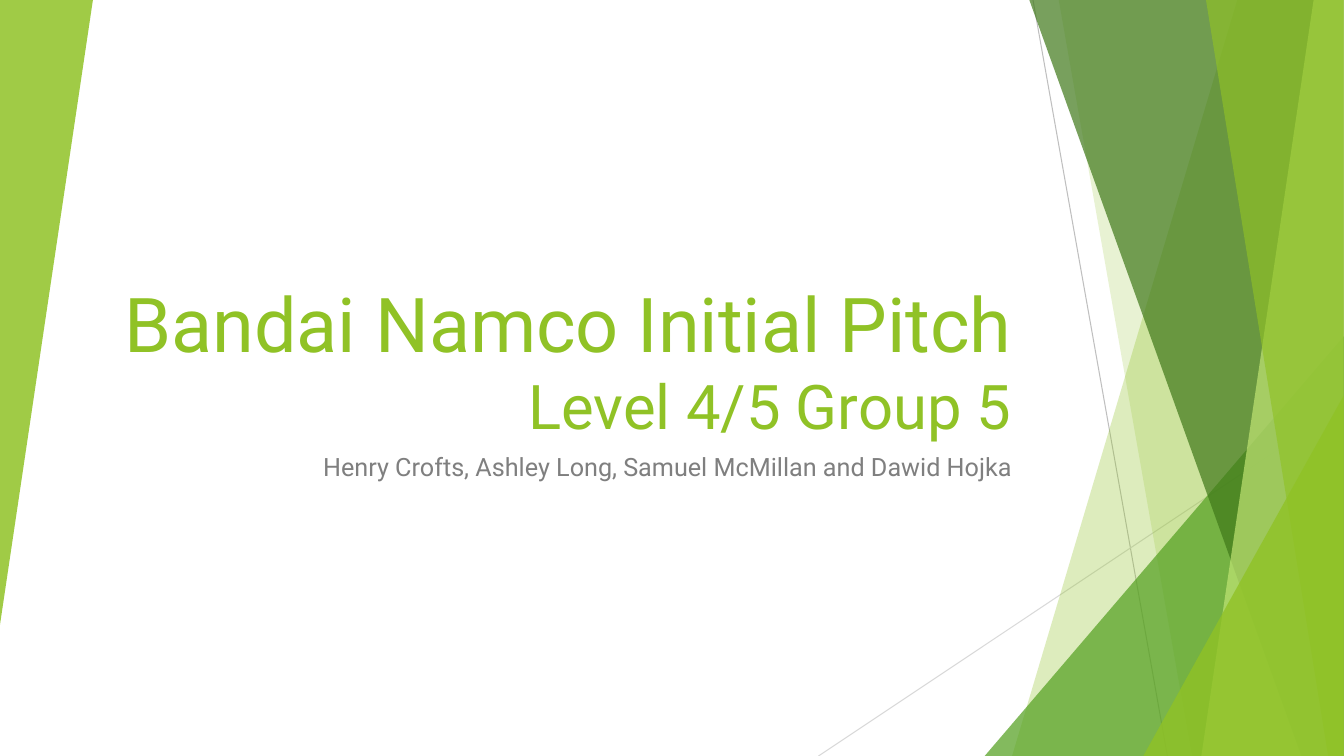
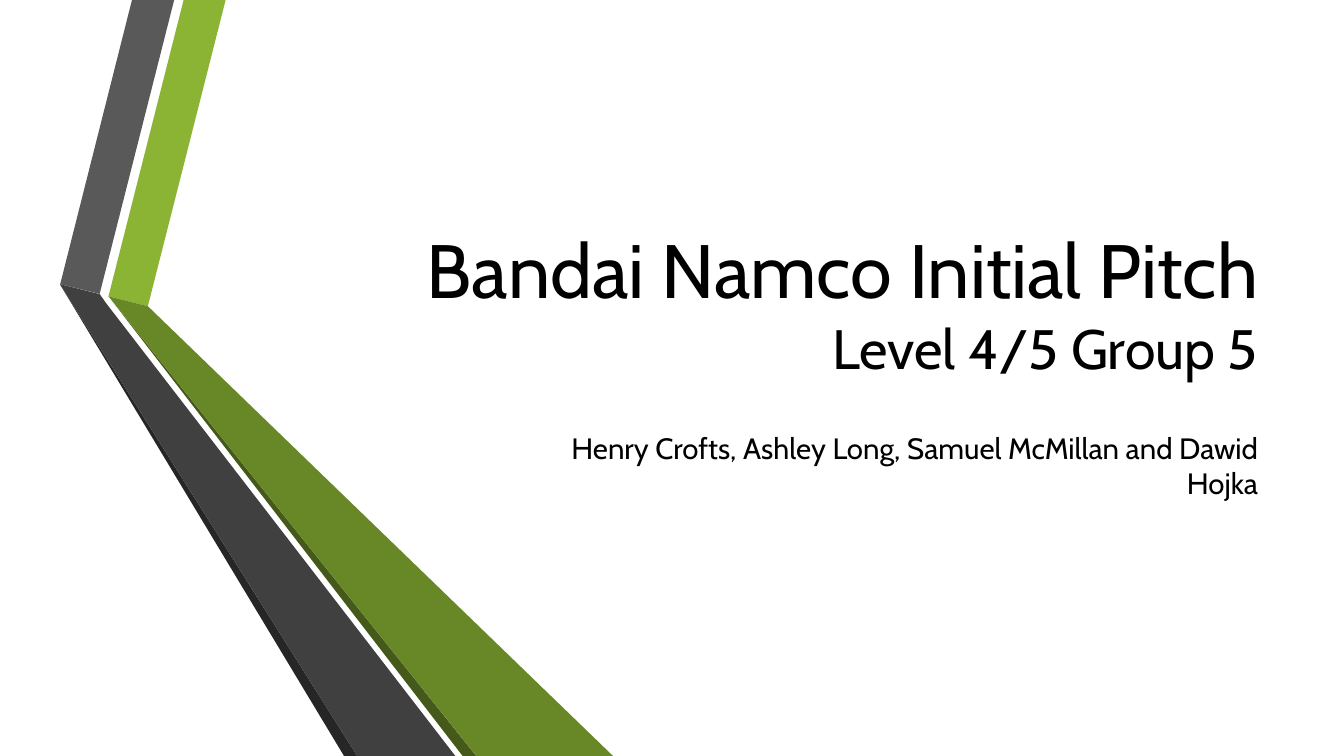
Before and after one commit to UoSGroupProjects1718/mgp-mpg-group-5, a slide deck: slide 1 of Management/Presentations/Initial presentation.pptx. Drawn at 1344x756 pixels with LibreOffice and Linux fonts; fonts in the diff are those of the drawing; background and template pictures are left out. Boxes give left, top, right and bottom in pixels: in the first picture for what was removed or moved away, otherwise in the second. Text is boxed around its words. In the diff, an @@ line names an element or a change of style, - is before the commit and + after.

Commit message:
Updated presentation
Henry

```diff
--- a/Management/Presentations/Initial presentation.pptx
+++ b/Management/Presentations/Initial presentation.pptx
@@ group removed at [0,0,1344,756]: 8 freeform shapes, 2 lines @@
@@ title "Bandai Namco Initial Pitch Level ...": place and size @@
-title "Bandai Namco Initial Pitch Level ..." at [124,295,1012,442]
+title "Bandai Namco Initial Pitch Level ..." at [427,241,1258,381]
@@ title "Bandai Namco Initial Pitch Level ..." at [427,241,1258,381]: size 44 to 39.6 pt in "Level 4/5 Group 5"; font Roboto to Cabin, text colour #90C226 to #000000 @@
@@ group added at [60,0,614,756]: 6 freeform shapes @@
@@ subtitle "Henry Crofts, Ashley Long, Samuel ...": place and size @@
-subtitle "Henry Crofts, Ashley Long, Samuel ..." at [323,457,1012,482]
+subtitle "Henry Crofts, Ashley Long, Samuel ..." at [571,437,1258,501]
@@ subtitle "Henry Crofts, Ashley Long, Samuel ..." at [571,437,1258,501]: size 18 to 21 pt, font Roboto to Cabin, text colour #7F7F7F to #000000 @@
```
Also in this commit, not shown: 2 other slides changed, 7 slides added, 8 slides removed, 1 other file.
